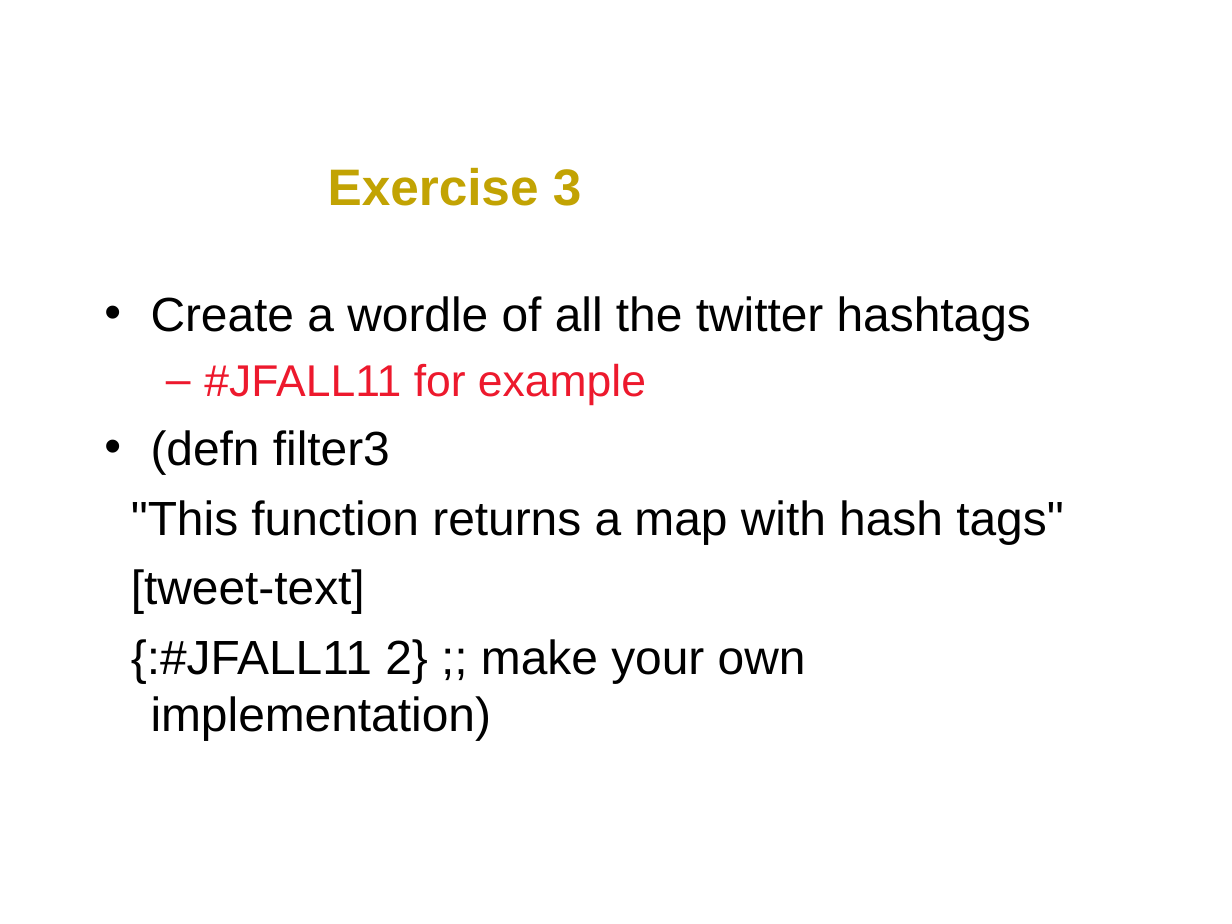
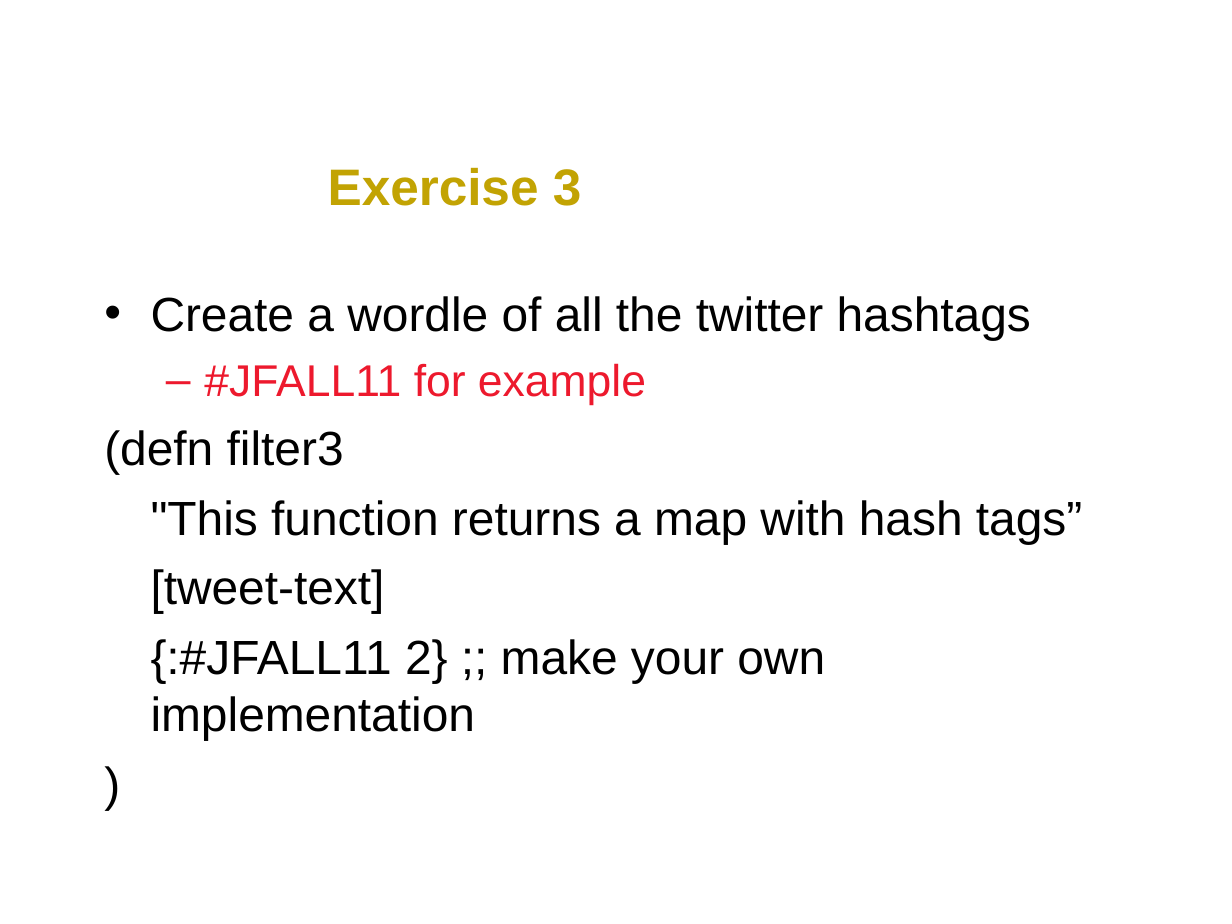
Before and after one commit to svdberg/ClojureJFall2011, a slide deck: slide 13 of ClojureWorkshop.ppt (slide 12 before the commit). Drawn at 1232x924 pixels with LibreOffice and Linux fonts; fonts in the diff are those of the drawing; background and template pictures are left out. Boxes give left, top, right and bottom in pixels: in the first picture for what was removed or moved away, otherwise in the second. Text is boxed around its words. In the diff, an @@ line names an element or a change of style, - is before the commit and + after.

```diff
--- a/ClojureWorkshop.ppt
+++ b/ClojureWorkshop.ppt
@@ text at box(104, 430, 344, 474): bullet • to none @@
@@ text at box(151, 500, 1082, 544): text changed @@
-"This function returns a map with hash tags"
+"This function returns a map with hash tags”
@@ text at box(151, 639, 825, 740): text changed @@
-{:#JFALL11 2} ;; make your own implementation)
+{:#JFALL11 2} ;; make your own implementation
+)
```
Also in this commit, not shown: 4 other slides changed, 1 slide added, 1 other file.
